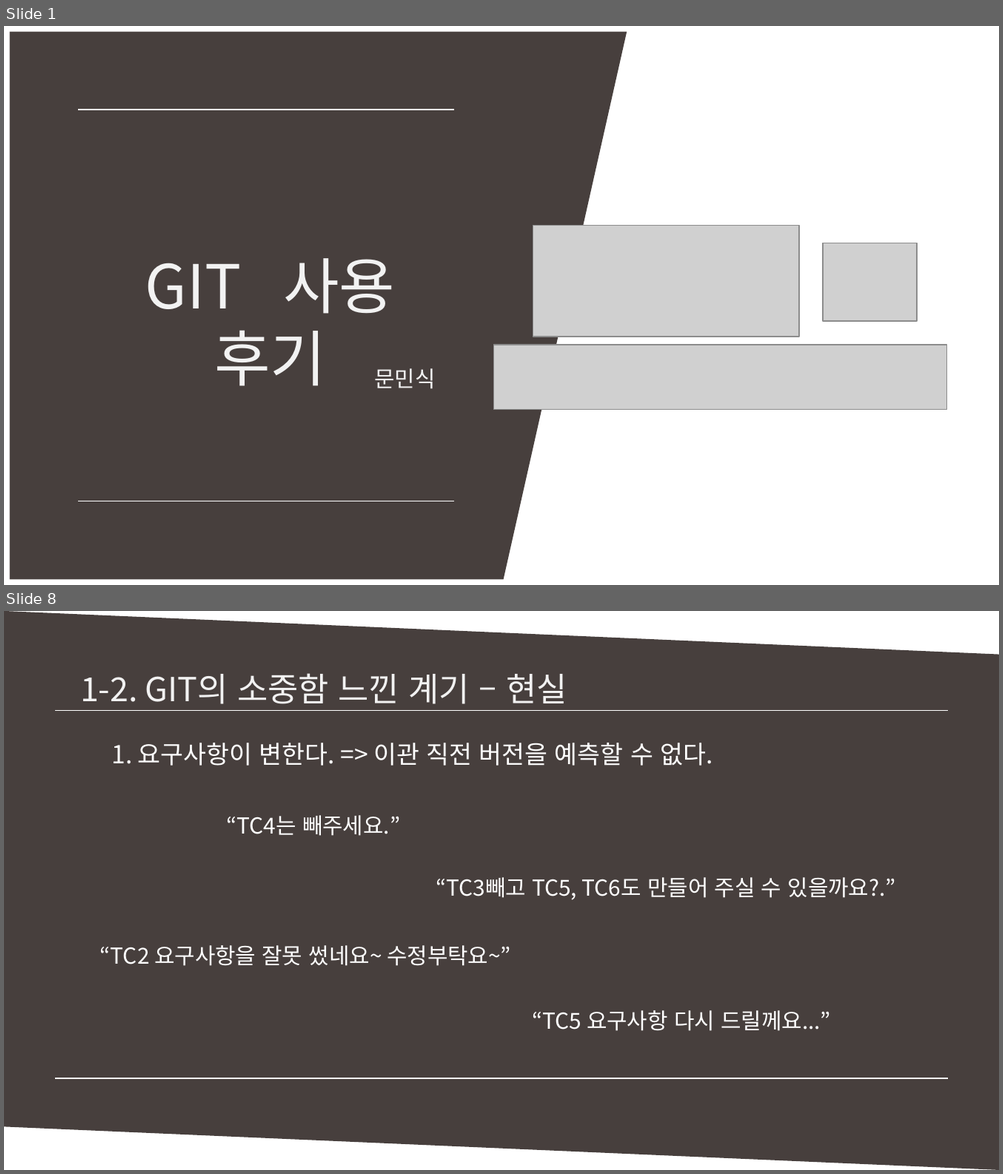
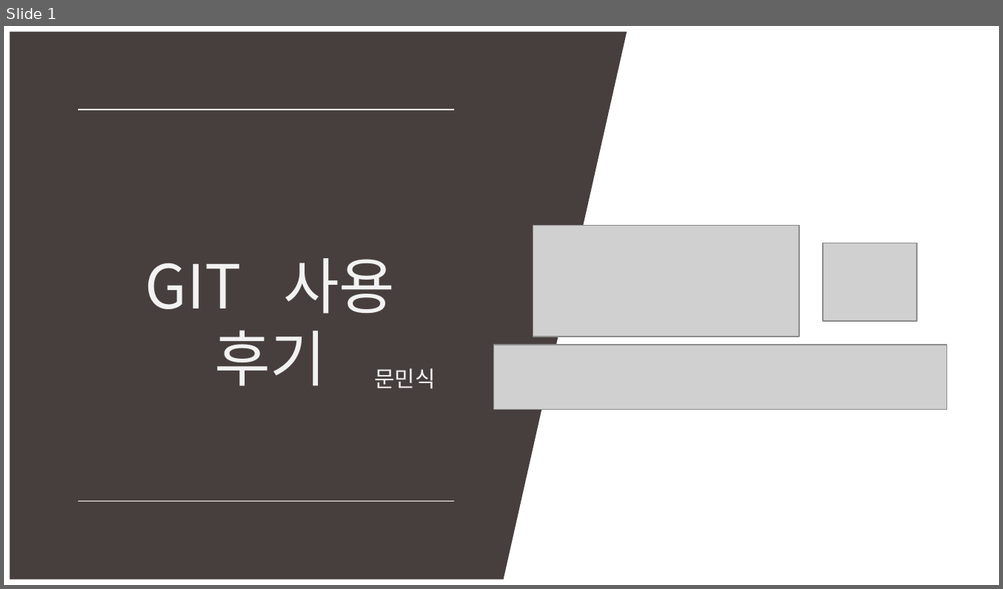
Before and after one commit to MinSikMoon/pptgit, a slide deck: git발표.pptx. Shown one above the other, each under a label of ours: slides 1 and 8 before the commit, slide 1 after it; the slides between them are not shown. The pictures are 1003x1174 and 1003x589 pixels, drawn with LibreOffice and Linux fonts; fonts in the diff are those of the drawing; grey boxes stand for pictures. Boxes give left, top, right and bottom in pixels: in the first picture for what was removed or moved away, otherwise in the second. Text is boxed around its words. In the diff, an @@ line names an element or a change of style, - is before the commit and + after.

```diff
--- a/git발표.pptx
+++ b/git발표.pptx
@@ slide 8 removed at (4, 611, 999, 1170), background #FFFFFF @@
@@ parallelogram removed at (4, 611, 999, 1170) @@
@@ text removed at (80, 673, 566, 704) @@
-1-2. GIT의 소중함 느낀 계기 – 현실
@@ line removed from (55, 710) to (948, 710) @@
@@ line removed from (62, 710) to (948, 710) @@
@@ text removed at (111, 743, 712, 766) @@
-1. 요구사항이 변한다. => 이관 직전 버전을 예측할 수 없다.
@@ text removed at (227, 815, 400, 836) @@
-“TC4는 빼주세요.”
@@ text removed at (436, 877, 896, 900) @@
-“TC3빼고 TC5, TC6도 만들어 주실 수 있을까요?.”
@@ text removed at (100, 945, 511, 966) @@
-“TC2 요구사항을 잘못 썼네요~ 수정부탁요~”
@@ text removed at (532, 1011, 831, 1031) @@
-“TC5 요구사항 다시 드릴께요...”
@@ line removed from (55, 1079) to (940, 1079) @@
@@ line removed from (55, 1079) to (948, 1079) @@
```
Also in this commit, not shown: 1 slide changed, 1 slide added, 16 other slides removed.
